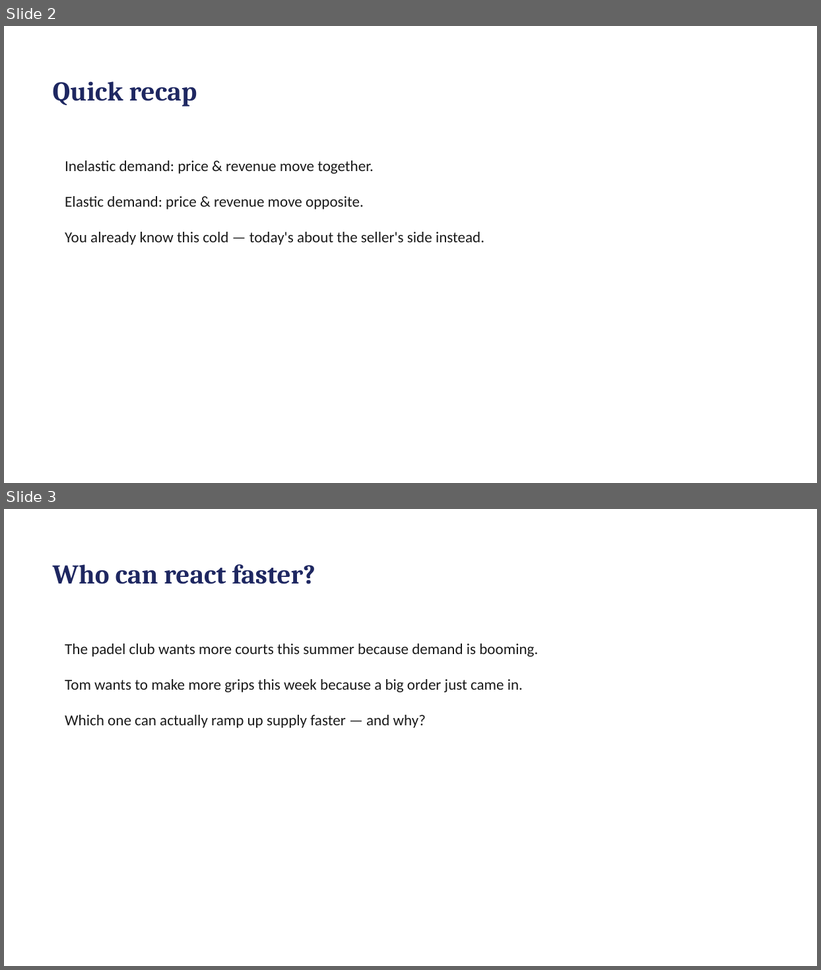
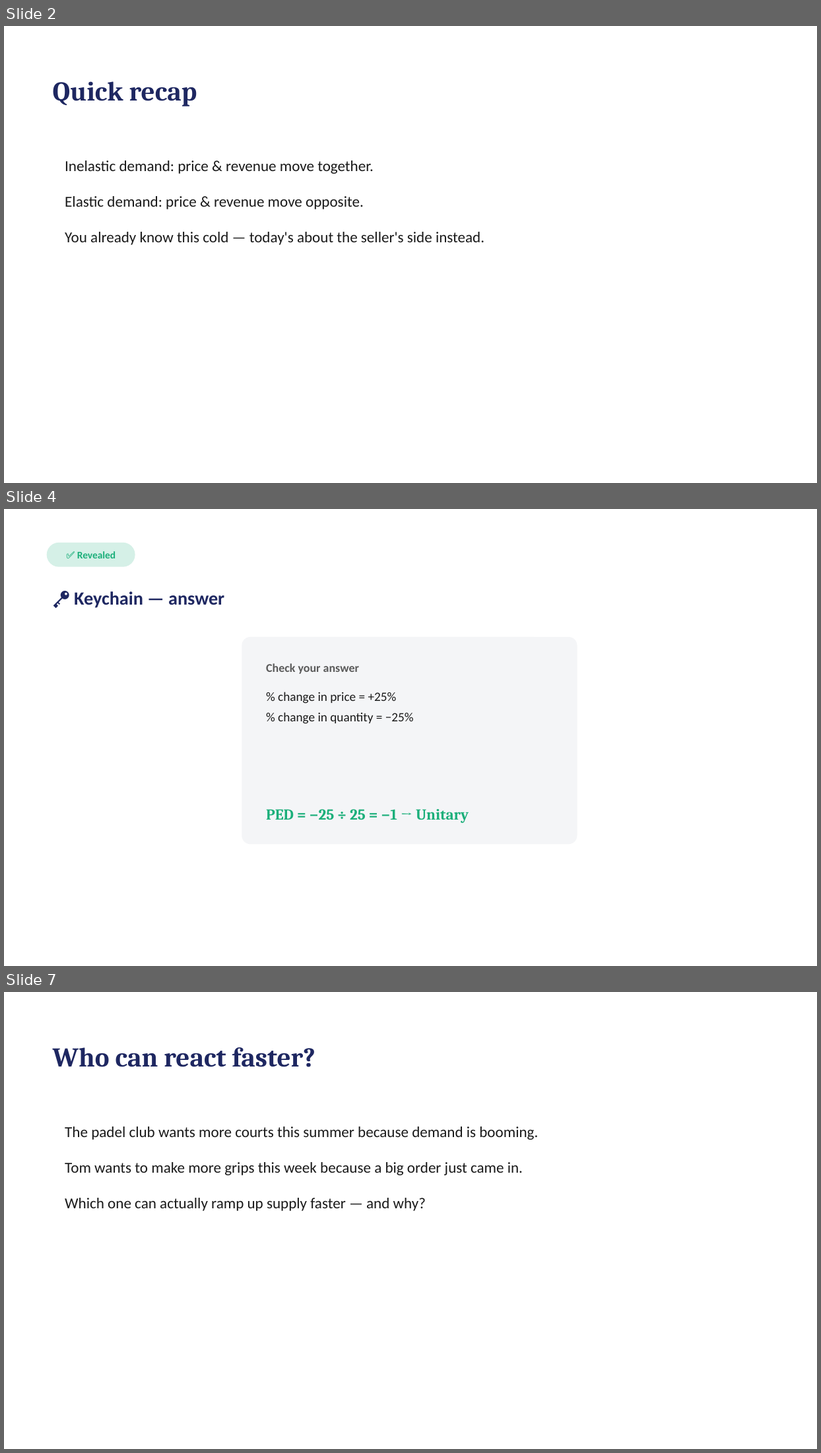
Before and after one commit to rebeccakfurness-boop/selongbayschool-teaching, a slide deck: courses/tom-economics/lessons/lesson-05/slides.pptx. Shown one above the other, each under a label of ours: slides 2 and 3 before the commit, slides 2, 4 and 7 after it; the slides between them are not shown. The pictures are 821x970 and 821x1453 pixels, drawn with LibreOffice and Linux fonts; fonts in the diff are those of the drawing. Boxes give left, top, right and bottom in pixels: in the first picture for what was removed or moved away, otherwise in the second. Text is boxed around its words. In the diff, an @@ line names an element or a change of style, - is before the commit and + after.

```diff
--- a/courses/tom-economics/lessons/lesson-05/slides.pptx
+++ b/courses/tom-economics/lessons/lesson-05/slides.pptx
@@ slide 4 added at [4,509,817,966], background #FFFFFF @@
@@ rounded rectangle added at [47,543,135,567], fill #1BAF7A at 18% opacity @@
@@ text added at [77,551,116,559], 12 pt, text #1BAF7A, bold @@
+✅ Revealed
@@ text added at [74,591,224,608], 22 pt, text #1E2761, bold @@
+🔑 Keychain — answer
@@ rounded rectangle added at [242,637,578,844], fill #F4F5F7 @@
@@ text added at [266,663,359,674], 14 pt, text #5B5B5B, bold @@
+Check your answer
@@ text added at [278,692,414,724], 15 pt, text #1A1A1A @@
+% change in price = +25%
+% change in quantity = −25%
@@ text added at [266,809,469,823], 18 pt, text #1BAF7A, bold @@
+PED = −25 ÷ 25 = −1 → Unitary
@@ what was slide 3 is now slide 7 @@
```
Also in this commit, not shown: 2 slides changed, 3 other slides added, 10 other files.
